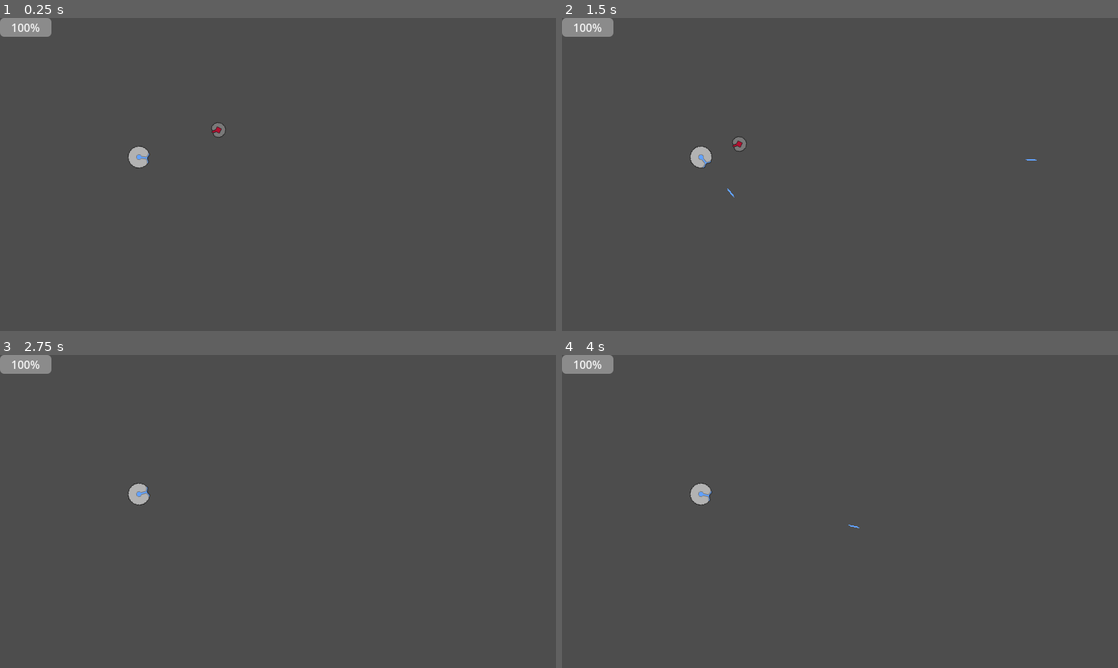
Above: before the commit, frames 1-4 (two rows, left to right).
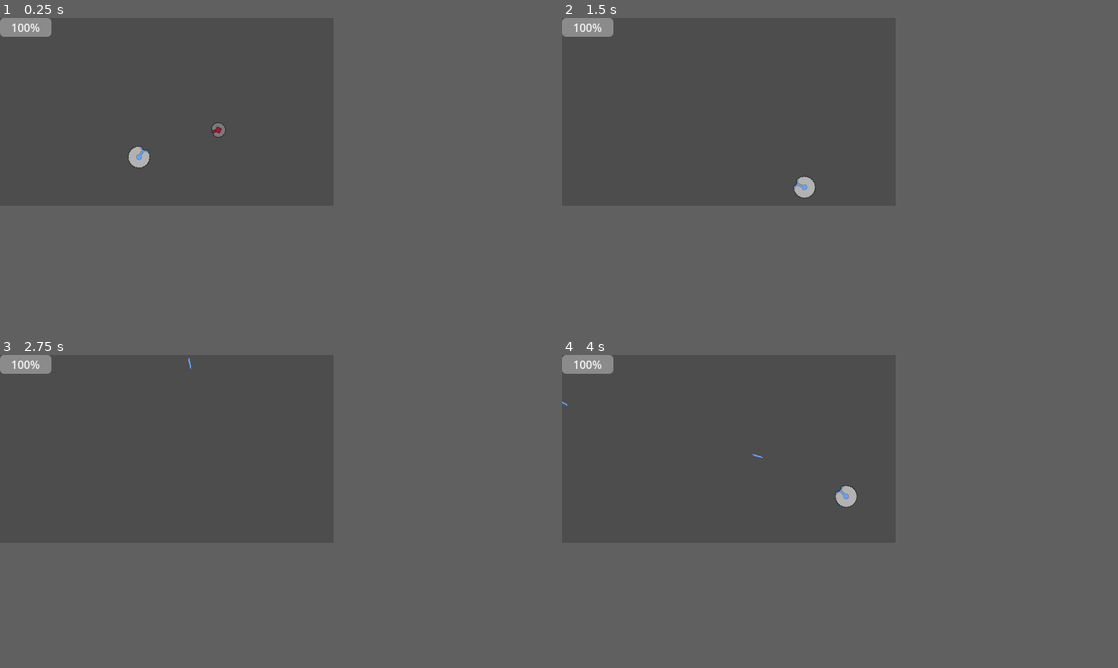
Above: after the commit, the same moments.

Repository: PKGaspi/ACMUPM-GameDevIntro
Game: Godot game, scene res://src/Main.tscn
The game is run twice, just before and just after one commit, with the same random seed, the same clock (stepped at 60 frames per second) and the same inputs.
Inputs (mouse positions are in pixels of both pictures, inside the frame that each line leads up to):
- Up to frame 1 (0.25 s): no input
- Up to frame 2 (1.5 s): move the mouse to (962, 158) at 0.52 s; press the mouse at (962, 158) at 0.53 s; hold D (move_right, bound only after the commit) 0.53-1.28 s; move the mouse to (728, 190) at 1.27 s; release the mouse at (728, 190) at 1.28 s; hold S (move_down, bound only after the commit) from 1.28 s (still down); click (728, 190) at 1.35 s
- Up to frame 3 (2.75 s): move the mouse to (333, 442) at 2.02 s; release S (move_down, bound only after the commit) at 2.03 s; press the mouse at (333, 442) at 2.03 s; hold D (move_right, bound only after the commit) from 2.03 s (still down)
- Up to frame 4 (4 s): tap Enter at 2.75 s; move the mouse to (812, 574) at 2.77 s; release D (move_right, bound only after the commit) at 2.78 s; release the mouse at (812, 574) at 2.78 s; hold W (move_up, bound only after the commit) 2.78-3.53 s; click (812, 574) at 2.85 s; move the mouse to (1006, 558) at 3.52 s; press the mouse at (1006, 558) at 3.53 s; hold A (move_left, bound only after the commit) from 3.53 s (still down)
In our replay, the window is 800x450 before the commit and 480x270 after it. These sizes can differ from the game's own. Grey fills any space a smaller window leaves; there, only what the larger window draws over its background counts as a difference.

The runs differ from the first frame. In frame 1, less than 0.1% of the frame differs, in the area x 23-27%, y 40-48%; in frame 2, 0.5%, in the area x 23-86%, y 37-58%; in frame 3, 0.2%; in frame 4, 0.4%.
Error after the commit: Invalid access to property or key 'collider' on a base object of type 'KinematicCollision2D'. (res://src/Enemy.gd:16)

Commit message:
Minor update changes to godot 4

Diff:
--- a/project.godot
+++ b/project.godot
@@ -20,7 +20,9 @@
 
 [display]
 
-window/stretch/mode="2d"
+window/size/viewport_width=480
+window/size/viewport_height=270
+window/stretch/mode="canvas_items"
 window/size/width=480
 window/size/height=270
 
@@ -51,26 +53,26 @@
 
 move_left={
 "deadzone": 0.5,
-"events": [Object(InputEventKey,"resource_local_to_scene":false,"resource_name":"","device":0,"window_id":0,"alt_pressed":false,"shift_pressed":false,"ctrl_pressed":false,"meta_pressed":false,"pressed":false,"keycode":0,"physical_keycode":0,"unicode":0,"echo":false,"script":null)
-, Object(InputEventKey,"resource_local_to_scene":false,"resource_name":"","device":0,"window_id":0,"alt_pressed":false,"shift_pressed":false,"ctrl_pressed":false,"meta_pressed":false,"pressed":false,"keycode":0,"physical_keycode":0,"unicode":0,"echo":false,"script":null)
+"events": [Object(InputEventKey,"resource_local_to_scene":false,"resource_name":"","device":0,"window_id":0,"alt_pressed":false,"shift_pressed":false,"ctrl_pressed":false,"meta_pressed":false,"pressed":false,"keycode":65,"physical_keycode":0,"unicode":0,"echo":false,"script":null)
+, Object(InputEventKey,"resource_local_to_scene":false,"resource_name":"","device":0,"window_id":0,"alt_pressed":false,"shift_pressed":false,"ctrl_pressed":false,"meta_pressed":false,"pressed":false,"keycode":4194319,"physical_keycode":0,"unicode":0,"echo":false,"script":null)
 ]
 }
 move_up={
 "deadzone": 0.5,
-"events": [Object(InputEventKey,"resource_local_to_scene":false,"resource_name":"","device":0,"window_id":0,"alt_pressed":false,"shift_pressed":false,"ctrl_pressed":false,"meta_pressed":false,"pressed":false,"keycode":0,"physical_keycode":0,"unicode":0,"echo":false,"script":null)
-, Object(InputEventKey,"resource_local_to_scene":false,"resource_name":"","device":0,"window_id":0,"alt_pressed":false,"shift_pressed":false,"ctrl_pressed":false,"meta_pressed":false,"pressed":false,"keycode":0,"physical_keycode":0,"unicode":0,"echo":false,"script":null)
+"events": [Object(InputEventKey,"resource_local_to_scene":false,"resource_name":"","device":0,"window_id":0,"alt_pressed":false,"shift_pressed":false,"ctrl_pressed":false,"meta_pressed":false,"pressed":false,"keycode":87,"physical_keycode":0,"unicode":0,"echo":false,"script":null)
+, Object(InputEventKey,"resource_local_to_scene":false,"resource_name":"","device":0,"window_id":0,"alt_pressed":false,"shift_pressed":false,"ctrl_pressed":false,"meta_pressed":false,"pressed":false,"keycode":4194320,"physical_keycode":0,"unicode":0,"echo":false,"script":null)
 ]
 }
 move_right={
 "deadzone": 0.5,
-"events": [Object(InputEventKey,"resource_local_to_scene":false,"resource_name":"","device":0,"window_id":0,"alt_pressed":false,"shift_pressed":false,"ctrl_pressed":false,"meta_pressed":false,"pressed":false,"keycode":0,"physical_keycode":0,"unicode":0,"echo":false,"script":null)
-, Object(InputEventKey,"resource_local_to_scene":false,"resource_name":"","device":0,"window_id":0,"alt_pressed":false,"shift_pressed":false,"ctrl_pressed":false,"meta_pressed":false,"pressed":false,"keycode":0,"physical_keycode":0,"unicode":0,"echo":false,"script":null)
+"events": [Object(InputEventKey,"resource_local_to_scene":false,"resource_name":"","device":0,"window_id":0,"alt_pressed":false,"shift_pressed":false,"ctrl_pressed":false,"meta_pressed":false,"pressed":false,"keycode":68,"physical_keycode":0,"unicode":0,"echo":false,"script":null)
+, Object(InputEventKey,"resource_local_to_scene":false,"resource_name":"","device":0,"window_id":0,"alt_pressed":false,"shift_pressed":false,"ctrl_pressed":false,"meta_pressed":false,"pressed":false,"keycode":4194321,"physical_keycode":0,"unicode":0,"echo":false,"script":null)
 ]
 }
 move_down={
 "deadzone": 0.5,
-"events": [Object(InputEventKey,"resource_local_to_scene":false,"resource_name":"","device":0,"window_id":0,"alt_pressed":false,"shift_pressed":false,"ctrl_pressed":false,"meta_pressed":false,"pressed":false,"keycode":0,"physical_keycode":0,"unicode":0,"echo":false,"script":null)
-, Object(InputEventKey,"resource_local_to_scene":false,"resource_name":"","device":0,"window_id":0,"alt_pressed":false,"shift_pressed":false,"ctrl_pressed":false,"meta_pressed":false,"pressed":false,"keycode":0,"physical_keycode":0,"unicode":0,"echo":false,"script":null)
+"events": [Object(InputEventKey,"resource_local_to_scene":false,"resource_name":"","device":0,"window_id":0,"alt_pressed":false,"shift_pressed":false,"ctrl_pressed":false,"meta_pressed":false,"pressed":false,"keycode":83,"physical_keycode":0,"unicode":0,"echo":false,"script":null)
+, Object(InputEventKey,"resource_local_to_scene":false,"resource_name":"","device":0,"window_id":0,"alt_pressed":false,"shift_pressed":false,"ctrl_pressed":false,"meta_pressed":false,"pressed":false,"keycode":4194322,"physical_keycode":0,"unicode":0,"echo":false,"script":null)
 ]
 }
 shoot={
--- a/src/Main.gd
+++ b/src/Main.gd
@@ -4,4 +4,4 @@
 @onready var _hp_bar = $UI/HPBar
 
 func _ready():
-	_hp_bar.to_monitor = _player
+    _hp_bar.to_monitor = _player
--- a/src/Main.tscn
+++ b/src/Main.tscn
@@ -1,37 +1,38 @@
-[gd_scene load_steps=6 format=2]
+[gd_scene load_steps=6 format=3 uid="uid://uc70cb8yxa62"]
 
-[ext_resource path="res://src/Player.tscn" type="PackedScene" id=1]
-[ext_resource path="res://src/World.gd" type="Script" id=2]
-[ext_resource path="res://src/Enemy.tscn" type="PackedScene" id=3]
-[ext_resource path="res://src/HPBar.gd" type="Script" id=4]
-[ext_resource path="res://src/Main.gd" type="Script" id=5]
+[ext_resource type="PackedScene" uid="uid://dmrbv6ffcpfl3" path="res://src/Player.tscn" id="1"]
+[ext_resource type="Script" path="res://src/World.gd" id="2"]
+[ext_resource type="PackedScene" path="res://src/Enemy.tscn" id="3"]
+[ext_resource type="Script" path="res://src/HPBar.gd" id="4"]
+[ext_resource type="Script" path="res://src/Main.gd" id="5"]
 
 [node name="Main" type="Node"]
-script = ExtResource( 5 )
+script = ExtResource("5")
 
 [node name="World3D" type="Node2D" parent="."]
-script = ExtResource( 2 )
+script = ExtResource("2")
 
-[node name="Player" parent="World3D" instance=ExtResource( 1 )]
-position = Vector2( 200, 200 )
+[node name="Player" parent="World3D" instance=ExtResource("1")]
+position = Vector2(200, 200)
 
-[node name="Enemy" parent="World3D" instance=ExtResource( 3 )]
-position = Vector2( 325.843, 156.975 )
+[node name="Enemy" parent="World3D" instance=ExtResource("3")]
+position = Vector2(325.843, 156.975)
 
 [node name="UI" type="Control" parent="."]
+layout_mode = 3
+anchors_preset = 15
 anchor_right = 1.0
 anchor_bottom = 1.0
+grow_horizontal = 2
+grow_vertical = 2
 mouse_filter = 2
-__meta__ = {
-"_edit_use_anchors_": false
-}
 
 [node name="HPBar" type="ProgressBar" parent="UI"]
+layout_mode = 0
 offset_right = 74.0
 offset_bottom = 14.0
 mouse_filter = 2
 max_value = 3.0
 step = 1.0
 value = 3.0
-percent_visible = false
-script = ExtResource( 4 )
+script = ExtResource("4")
--- a/src/Player.gd
+++ b/src/Player.gd
@@ -13,46 +13,46 @@
 
 
 func _physics_process(delta):
-	# Rotar el jugador para que mire al cursor.
-	rotation = global_position.direction_to(get_global_mouse_position()).angle()
+    # Rotar el jugador para que mire al cursor.
+    rotation = global_position.direction_to(get_global_mouse_position()).angle()
 
-	# Calcular la dirección de movimiento.
-	var input_dir = Vector2(
-		Input.get_action_strength("move_right") - Input.get_action_strength("move_left"),
-		Input.get_action_strength("move_down") - Input.get_action_strength("move_up")
-	).normalized()
+    # Calcular la dirección de movimiento.
+    var input_dir = Vector2(
+        Input.get_action_strength("move_right") - Input.get_action_strength("move_left"),
+        Input.get_action_strength("move_down") - Input.get_action_strength("move_up")
+    ).normalized()
 
-	# Mover.
-	set_velocity(input_dir * SPEED)
-	move_and_slide()
+    # Mover.
+    set_velocity(input_dir * SPEED)
+    move_and_slide()
 
 
 func _unhandled_input(event):
-	if event.is_action_pressed("shoot"):
-		shoot() # Disparar.
+    if event.is_action_pressed("shoot"):
+        shoot() # Disparar.
 
 
 func shoot():
-	# Crear nueva instancia.
-	var bullet = BULLET.instantiate()
-	# Dar propiedades a la nueva instancia de la bala.
-	bullet.rotation = rotation
-	bullet.position = position
-	# Añadir la bala como hijo del nodo padre.
-	get_parent().add_child(bullet)
+    # Crear nueva instancia.
+    var bullet = BULLET.instantiate()
+    # Dar propiedades a la nueva instancia de la bala.
+    bullet.rotation = rotation
+    bullet.position = position
+    # Añadir la bala como hijo del nodo padre.
+    get_parent().add_child(bullet)
 
 
 func take_damage():
-	# Comprobar si la nave es invencible.
-	if _invencibility_timer.is_stopped():
-		# No es invencible, recibir daño.
-		hp -= 1
-		# Iniciar temporizador de invencibilidad.
-		_invencibility_timer.start()
-		# Comprobar si me muero.
-		if hp <= 0:
-			die() # Me muero.
+    # Comprobar si la nave es invencible.
+    if _invencibility_timer.is_stopped():
+        # No es invencible, recibir daño.
+        hp -= 1
+        # Iniciar temporizador de invencibilidad.
+        _invencibility_timer.start()
+        # Comprobar si me muero.
+        if hp <= 0:
+            die() # Me muero.
 
 
 func die():
-	queue_free() # Borrar de la escena principal.
+    queue_free() # Borrar de la escena principal.
--- a/src/Player.tscn
+++ b/src/Player.tscn
@@ -1,21 +1,20 @@
-[gd_scene load_steps=4 format=2]
+[gd_scene load_steps=4 format=3 uid="uid://dmrbv6ffcpfl3"]
 
-[ext_resource path="res://src/Player.gd" type="Script" id=1]
-[ext_resource path="res://assets/sprites/ship.png" type="Texture2D" id=2]
+[ext_resource type="Script" path="res://src/Player.gd" id="1"]
+[ext_resource type="Texture2D" uid="uid://oa02qlvockl7" path="res://assets/sprites/ship.png" id="2"]
 
-
-[sub_resource type="CircleShape2D" id=1]
+[sub_resource type="CircleShape2D" id="1"]
 radius = 16.0
 
 [node name="Player" type="CharacterBody2D"]
 collision_mask = 3
-script = ExtResource( 1 )
+script = ExtResource("1")
 
 [node name="Sprite2D" type="Sprite2D" parent="."]
-texture = ExtResource( 2 )
+texture = ExtResource("2")
 
 [node name="CollisionBox" type="CollisionShape2D" parent="."]
-shape = SubResource( 1 )
+shape = SubResource("1")
 
 [node name="InvencibilityTimer" type="Timer" parent="."]
 wait_time = 0.75
